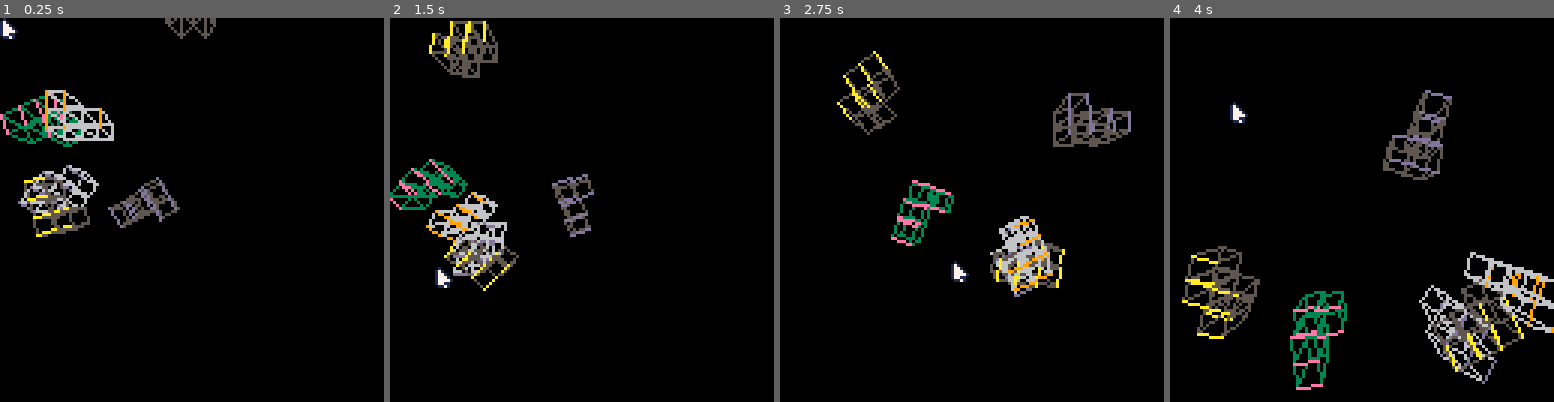
Above: before the commit, frames 1-4 (left to right).
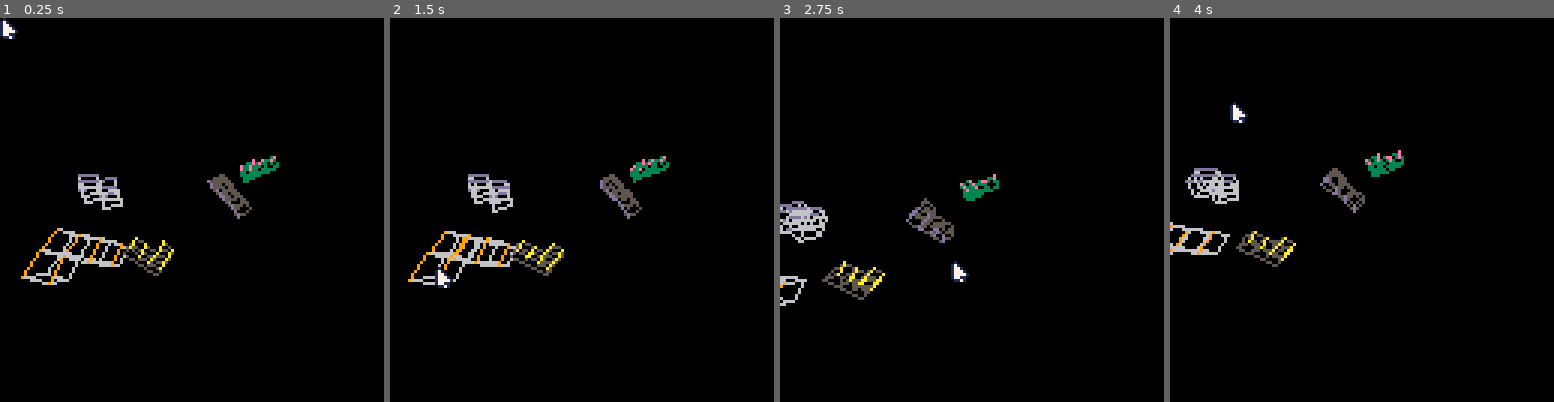
Above: after the commit, the same moments.

Repository: kepikoi/tetrominis
Game: PICO-8 cartridge space.p8
The game is run twice, just before and just after one commit, with the same random seed, the same clock (stepped at 60 frames per second) and the same inputs.
Inputs (mouse positions are in pixels of both pictures, inside the frame that each line leads up to):
- Up to frame 1 (0.25 s): no input
- Up to frame 2 (1.5 s): tap X (X key) at 0.33, 1.07 s; click (670, 121) at 0.67 s; tap O (Z key) at 0.7 s; click (436, 267) at 1.22 s
- Up to frame 3 (2.75 s): hold Right 1.6-2.1 s; tap O (Z key) at 1.7, 2.1, 2.5 s; click (887, 114) at 1.77 s; tap X (X key) at 1.85 s; hold Up 2.15-2.42 s; click (952, 259) at 2.32 s; hold Right from 2.47 s (still down)
- Up to frame 4 (4 s): click (1404, 106) at 2.87 s; tap O (Z key) at 2.9, 3.3, 3.7 s; tap X (X key) at 2.97 s; release Right at 3.03 s; hold Left 3.08-3.58 s; click (1465, 256) at 3.42 s; hold Down 3.63-3.97 s; click (1231, 102) at 3.97 s

The runs differ from the first frame. In frame 1, 7.3% of the frame differs, in the area x 0-73%, y 0-70%; in frame 2, 7.4%; in frame 3, 7.7%; in frame 4, 11%, in the area x 0-100%, y 18-97%.

Commit message:
Hide faces behind the viewport

Diff:
--- a/space.lua
+++ b/space.lua
@@ -12,9 +12,9 @@
     poke(0x5f2d, 1) --mouse support for shits and giggles
 
     camera = {
-        x = 2,
-        y = 4,
-        z = -30,
+        x = 1.5,
+        y = -3.5,
+        z = 32,
         p = 0, --pitch - rotation around x axis
         w = 0, --yaw - rotation around y axis
         r = 0, --roll - rotation around z axis
@@ -47,45 +47,49 @@
     Mesh = {
         v = {}, --vertices
         f = {}, --faces
+        --convert 3d space to 2d projection
         get2d = function(self, parent)
-            local _x = self.x - parent.center.x
-            local _y = self.y - parent.center.y
-            local _z = self.z - parent.center.z
-            local p = parent.p - camera.p
-            local r = parent.r - camera.r
-            local w = parent.w - camera.w
-
-            local _px = _x * cos(p) - _y * sin(p)
-            local _py = _x * sin(p) + _y * cos(p)
-            local _pz = _z
-
---            local _wx = _py * cos(w) - _pz * sin(w);
---            local _wy = _py * sin(w) + _pz * cos(w);
---            local _wz = _px
---
---            local _rx = _wz * cos(r) - _wx * sin(r);
---            local _ry = _wz * sin(r) + _wx * cos(r);
---            local _rz = _wy
-
-            local X = _px;
-            local Y = _py;
-            local Z = camera.z + _pz + parent.center.z;
-
-            return {
-                --convert 2d
-                x = 64 + (camera.x + X + parent.center.x) / (Z) * camera.f,
-                y = 64 + (camera.y + Y + parent.center.y) / (Z) * camera.f,
-                color = Z < camera.z + parent.center.z and 8 or 3,
-                z = Z
-            }
-        end,
-        draw = function(self, parent)
-            local _parent = parent
             if parent == nil then
                 --assign an dummy parent if not provided
                 _parent = {}
                 setmetatable(Model, _parent)
             end
+
+            local _x = self.x --  - parent.center.x
+            local _y = self.y -- - parent.center.y
+            local _z = self.z -- - parent.center.z
+
+            local p = parent.p -- - camera.p
+            local r = parent.r -- - camera.r
+            local w = parent.w -- - camera.w
+
+            local _px = _x * cos(p) - _y * sin(p)
+            local _py = _x * sin(p) + _y * cos(p)
+            local _pz = _z
+
+            local _wx = _py * cos(w) - _pz * sin(w);
+            local _wy = _py * sin(w) + _pz * cos(w);
+            local _wz = _px
+
+            local _rx = _wz * cos(r) - _wx * sin(r);
+            local _ry = _wz * sin(r) + _wx * cos(r);
+            local _rz = _wy
+
+            local X = _rx;
+            local Y = _ry;
+            local Z = _rz
+
+            return {
+                --convert 2d
+                x = 64 + (camera.x + X + parent.center.x) / (camera.z + Z) * camera.f,
+                y = 64 + (camera.y + Y + parent.center.y) / (camera.z + Z) * camera.f,
+                color = Z < camera.z + parent.center.z and 8 or 3,
+                --use z to decide z-index
+                visible = camera.z + Z + parent.center.z > 5; --magic number of visibility
+            }
+        end,
+        draw = function(self, parent) --todo: collect all faces in table and draw sorted in order to correctly dislay order
+            local _parent = parent
 
             for _f in all(self.f) do --get all faces
                 local points = {}
@@ -95,7 +99,7 @@
                     self.z = self.v[i][3] + _parent.z
 
                     --acclerate cubes individually if parent exploded
-                    if parent.exploded then
+                    if _parent.exploded then
                         self.x = self.x + self.speed.x
                         self.y = self.y + self.speed.y
                         self.z = self.z + self.speed.z
@@ -104,11 +108,28 @@
                     add(points, self:get2d(_parent)) --get cube point in 2d context
                 end
                 for i = 1, #points do
+                    local _xA = points[i].x
+                    local _yA = points[i].y
+                    local _visibleA = points[i].visible
+                    local _xO, _yO, _visibleO, col
+
                     --connect 2d points
-                    if (i < #points) then
-                        line(points[i].x, points[i].y, points[i + 1].x, points[i + 1].y, _parent.colors[1])
-                    else
-                        line(points[i].x, points[i].y, points[1].x, points[1].y, _parent.colors[2])
+                    if (_visibleA) then
+                        if (i < #points) then
+                            _xO = points[i + 1].x
+                            _yO = points[i + 1].y
+                            _visibleO = points[i + 1].visible
+                            col = _parent.colors[1]
+                        else
+                            _xO = points[1].x
+                            _yO = points[1].y
+                            _visibleO = points[1].visible
+                            col = _parent.colors[2]
+                        end
+
+                        if (_visibleO) then
+                            line(_xA, _yA, _xO, _yO, col)
+                        end
                     end
                 end
             end
@@ -116,25 +137,25 @@
     }
     Mesh.__index = Mesh
 
-    --makes & returns random tetromino model
+    -- create random tetromino
     function maketetromino()
         local tetromino = {
-            cubes = {}, --contents added later
+            cubes = {}, --4 cubes a tetromino consists of
             id = flr(rnd(1000)),
             x = rnd(30) - 15, --init x coord
             y = rnd(30) - 15, --init y coord
-            z = 0, --init z coord
+            z = rnd(10) - 5, --init z coord
             p = rnd(1), --pitch
-            w = 0, --yaw
-            r = 0, --roll
+            w = rnd(1), --yaw
+            r = rnd(1), --roll
             center = {
                 x = 0,
                 y = 0,
                 z = 0
             },
-            exploded = false,
+            exploded = false, --cubes will acclerate indepedantly
             colors = { rnd(8) + 1, rnd(7) + 9 },
-            speed = (rnd(4) + 2) / 2000, --rotation & fall speed
+            speed = (rnd(4) + 2) / 20, --rotation & fall speed
             draw = function(self)
                 --draw all cubes inside tetromino
                 for cube in all(self.cubes) do
@@ -142,18 +163,20 @@
                 end
             end,
             update = function(self)
-             --   self.y = self.y + self.speed
-                self.p = self.p + self.speed
-                self.r = self.r + self.speed
-                self.w = self.w + self.speed
-                self.z = self.z + self.speed
-
-                if self.z ^ 2 > 0.25 then
-                   -- del(models, self)
-                end
+                --   self.x = self.x + self.speed
+                -- self.y = self.y + self.speed
+                -- self.z = self.z
+                -- self.p = self.p + 0.01
+                -- self.r = self.r + self.speed
+                -- self.w = self.w + self.speed
+
+                --remove condition tetromino
+                -- if self.z ^ 2 > 0.25 then
+                -- del(models, self)
+                -- end
 
                 if rnd(100) < 1 and not self.exploded then
-                   self.exploded = true
+                    self.exploded = true
                 end
 
                 for cube in all(self.cubes) do
@@ -163,6 +186,7 @@
         }
         setmetatable(tetromino, Model)
 
+        -- tetromino build schemas
         local shapes = {
             { { 0, 0, 0, 1 }, { 1, 0, 0, 1 }, { 2, 0, 0, 1 }, { 2, 1, 0, 1 } }, --L
             { { 0, 1, 0, 1 }, { 0, 0, 0, 1 }, { 1, 0, 0, 1 }, { 2, 0, 0, 1 } }, --J
@@ -175,7 +199,7 @@
 
         --decide on random shape
         local s = shapes[flr(rnd(#shapes)) + 1]
-        local centercube = flr(rnd(4) + 1);
+        local centercube = flr(rnd(4) + 1); -- rotation revolves around the center cube
         tetromino.center.x = s[centercube][1] + conf.tetrominoside / 2
         tetromino.center.y = s[centercube][2] + conf.tetrominoside / 2
         tetromino.center.z = s[centercube][3] + conf.tetrominoside / 2
@@ -192,26 +216,24 @@
         return tetromino
     end
 
+    -- create 3d cube
+    -- @param {Number} x,y,z - cube position
+    -- @param {Number} side - side length of the cube
     function makecube(x, y, z, side)
         local model = {
-            v = {},
-            f = { { 1, 2, 4, 3 }, { 5, 6, 8, 7 }, { 1, 5, 7, 3 }, { 2, 6, 8, 4 } },
+            v = {}, --points
+            f = { { 1, 2, 4, 3 }, { 5, 6, 8, 7 }, { 1, 5, 7, 3 }, { 2, 6, 8, 4 } }, -- multiple connected points yield faces
             speed = {
-                --own cube speed. usually 0 except when exploded
+                --each cube has own speed. usually 0 except when exploded
                 x = rnd(1) - 0.5,
                 y = rnd(1) - 0.5,
                 z = rnd(1) - 0.5
             },
             update = function(self, parent)
-                if parent.exploded then
-                    --[[   self.speed.x = self.speed.x * 1.01
-                       self.speed.y = self.speed.y + 1.01
-                       self.speed.z = self.speed.z + 1.01 ]] --
-                end
             end
         }
-        setmetatable(model, Model)
-        setmetatable(model, Mesh)
+        setmetatable(model, Model);
+        setmetatable(model, Mesh);
 
         --create vertex map for a cube
         for i = 0, 8 do
@@ -271,7 +293,7 @@
         print('mousex: ' .. stat(32) .. ' mousey: ' .. stat(33) .. ' click:' .. stat(34), 0, 0, 7)
         --print('lastx:'..laststats.x,0,7,7)
         print('p:' .. camera.p .. ' w:' .. camera.w .. ' r:' .. flrd(camera.r, 2), 0, 104, 7)
-        print('x:' .. flrd(camera.x, 2) .. ' y:' .. flrd(camera.y, 2) .. ' z:' .. flrd(camera.z, 2) .. ' f:' .. camera.f, 0, 110, 7)
+        print('x:' .. flrd(camera.x, 2) .. ' y:' .. flrd(camera.y, 2) .. ' z:' .. flrd(camera.z, 1) .. ' f:' .. camera.f, 0, 110, 7)
         print('models:' .. #models, 0, 116, 7)
         print('cpu:' .. flrd(100 * laststats.cpu, 0) .. '% ram:' .. flrd(stat(0), 2), 0, 122, 7)
     end
@@ -281,8 +303,8 @@
         if (btn(1)) then camera.x = camera.x - 0.5 end
         if (btn(2)) then camera.y = camera.y + 0.5 end
         if (btn(3)) then camera.y = camera.y - 0.5 end
-        if (btn(4, 0)) then camera.z = camera.z + 0.5 end
-        if (btn(5, 0)) then camera.z = camera.z - 0.5 end
+        if (btn(4, 0)) then camera.z = camera.z + 0.1 end
+        if (btn(5, 0)) then camera.z = camera.z - 0.1 end
 
         if (btnp(4, 1)) then conf.pause = not conf.pause end
         if (btnp(5, 1)) then conf.debug = not conf.debug end
@@ -295,6 +317,7 @@
                 laststats.w = camera.w
             end
 
+            --  rotate camera
             camera.p = laststats.p + (laststats.x - stat(32)) * 0.01
             camera.w = laststats.w + (laststats.y - stat(33)) * 0.01
         else
@@ -302,13 +325,13 @@
         end
     end
 
-    --sort model by its z heigth
+    --sort model by its z
     function sortz(t)
         local sorted = t
         local temp = {}
 
         for j = 1, #sorted - 1 do
-            if cos(t[j].z) < cos(sorted[j + 1].z) then
+            if (t[j].z) > (sorted[j + 1].z) then
                 temp = sorted[j + 1]
                 sorted[j + 1] = sorted[j]
                 sorted[j] = temp
@@ -317,20 +340,19 @@
 
         if (conf.debug) then
             for s = 1, #sorted do
-                print('id:' .. sorted[s].id .. ' z:' .. sorted[s].z, 0, 7 * s, sorted[s].colors[1])
+                print('id:' .. sorted[s].id .. ' z:' .. flrd(sorted[s].z,1) ..' x:' .. flrd(sorted[s].x,1)..' y:' .. flrd(sorted[s].y,1), 0, 7 * s, sorted[s].colors[1])
             end
         end
 
         return sorted
     end
 end
-
---add(models, makeshuttle())
 
 function _update60()
     listencontrols()
 
     if (not conf.pause) then
+        -- add tetrominos until cpu threshold
         if laststats.cpu < conf.maxCpu and #models < conf.maxmodels then
             add(models, maketetromino())
         end
@@ -339,15 +361,15 @@
             model:update()
         end
 
-        camera.p = camera.p + 0.0001
-    else
-        --add(models, makeshuttle)
+        --autorotate camera
+        --camera.p = camera.p + 0.0001
     end
 end
 
 function _draw()
     cls()
 
+    -- sort tetrominos by z-index before drawing
     local _m = sortz(models)
     for model in all(_m) do
         model:draw()
--- a/space.p8
+++ b/space.p8
@@ -15,9 +15,9 @@
     poke(0x5f2d, 1) --mouse support for shits and giggles
 
     camera = {
-        x = 2,
-        y = 4,
-        z = -30,
+        x = 1.5,
+        y = -3.5,
+        z = 32,
         p = 0, --pitch - rotation around x axis
         w = 0, --yaw - rotation around y axis
         r = 0, --roll - rotation around z axis
@@ -50,45 +50,49 @@
     Mesh = {
         v = {}, --vertices
         f = {}, --faces
+        --convert 3d space to 2d projection
         get2d = function(self, parent)
-            local _x = self.x - parent.center.x
-            local _y = self.y - parent.center.y
-            local _z = self.z - parent.center.z
-            local p = parent.p - camera.p
-            local r = parent.r - camera.r
-            local w = parent.w - camera.w
-
-            local _px = _x * cos(p) - _y * sin(p)
-            local _py = _x * sin(p) + _y * cos(p)
-            local _pz = _z
-
---            local _wx = _py * cos(w) - _pz * sin(w);
---            local _wy = _py * sin(w) + _pz * cos(w);
---            local _wz = _px
---
---            local _rx = _wz * cos(r) - _wx * sin(r);
---            local _ry = _wz * sin(r) + _wx * cos(r);
---            local _rz = _wy
-
-            local X = _px;
-            local Y = _py;
-            local Z = camera.z + _pz + parent.center.z;
-
-            return {
-                --convert 2d
-                x = 64 + (camera.x + X + parent.center.x) / (Z) * camera.f,
-                y = 64 + (camera.y + Y + parent.center.y) / (Z) * camera.f,
-                color = Z < camera.z + parent.center.z and 8 or 3,
-                z = Z
-            }
-        end,
-        draw = function(self, parent)
-            local _parent = parent
             if parent == nil then
                 --assign an dummy parent if not provided
                 _parent = {}
                 setmetatable(Model, _parent)
             end
+
+            local _x = self.x --  - parent.center.x
+            local _y = self.y -- - parent.center.y
+            local _z = self.z -- - parent.center.z
+
+            local p = parent.p -- - camera.p
+            local r = parent.r -- - camera.r
+            local w = parent.w -- - camera.w
+
+            local _px = _x * cos(p) - _y * sin(p)
+            local _py = _x * sin(p) + _y * cos(p)
+            local _pz = _z
+
+            local _wx = _py * cos(w) - _pz * sin(w);
+            local _wy = _py * sin(w) + _pz * cos(w);
+            local _wz = _px
+
+            local _rx = _wz * cos(r) - _wx * sin(r);
+            local _ry = _wz * sin(r) + _wx * cos(r);
+            local _rz = _wy
+
+            local X = _rx;
+            local Y = _ry;
+            local Z = _rz
+
+            return {
+                --convert 2d
+                x = 64 + (camera.x + X + parent.center.x) / (camera.z + Z) * camera.f,
+                y = 64 + (camera.y + Y + parent.center.y) / (camera.z + Z) * camera.f,
+                color = Z < camera.z + parent.center.z and 8 or 3,
+                --use z to decide z-index
+                visible = camera.z + Z + parent.center.z > 5; --magic number of visibility
+            }
+        end,
+        draw = function(self, parent) --todo: collect all faces in table and draw sorted in order to correctly dislay order
+            local _parent = parent
 
             for _f in all(self.f) do --get all faces
                 local points = {}
@@ -98,7 +102,7 @@
                     self.z = self.v[i][3] + _parent.z
 
                     --acclerate cubes individually if parent exploded
-                    if parent.exploded then
+                    if _parent.exploded then
                         self.x = self.x + self.speed.x
                         self.y = self.y + self.speed.y
                         self.z = self.z + self.speed.z
@@ -107,11 +111,28 @@
                     add(points, self:get2d(_parent)) --get cube point in 2d context
                 end
                 for i = 1, #points do
+                    local _xA = points[i].x
+                    local _yA = points[i].y
+                    local _visibleA = points[i].visible
+                    local _xO, _yO, _visibleO, col
+
                     --connect 2d points
-                    if (i < #points) then
-                        line(points[i].x, points[i].y, points[i + 1].x, points[i + 1].y, _parent.colors[1])
-                    else
-                        line(points[i].x, points[i].y, points[1].x, points[1].y, _parent.colors[2])
+                    if (_visibleA) then
+                        if (i < #points) then
+                            _xO = points[i + 1].x
+                            _yO = points[i + 1].y
+                            _visibleO = points[i + 1].visible
+                            col = _parent.colors[1]
+                        else
+                            _xO = points[1].x
+                            _yO = points[1].y
+                            _visibleO = points[1].visible
+                            col = _parent.colors[2]
+                        end
+
+                        if (_visibleO) then
+                            line(_xA, _yA, _xO, _yO, col)
+                        end
                     end
                 end
             end
@@ -119,25 +140,25 @@
     }
     Mesh.__index = Mesh
 
-    --makes & returns random tetromino model
+    -- create random tetromino
     function maketetromino()
         local tetromino = {
-            cubes = {}, --contents added later
+            cubes = {}, --4 cubes a tetromino consists of
             id = flr(rnd(1000)),
             x = rnd(30) - 15, --init x coord
             y = rnd(30) - 15, --init y coord
-            z = 0, --init z coord
+            z = rnd(10) - 5, --init z coord
             p = rnd(1), --pitch
-            w = 0, --yaw
-            r = 0, --roll
+            w = rnd(1), --yaw
+            r = rnd(1), --roll
             center = {
                 x = 0,
                 y = 0,
                 z = 0
             },
-            exploded = false,
+            exploded = false, --cubes will acclerate indepedantly
             colors = { rnd(8) + 1, rnd(7) + 9 },
-            speed = (rnd(4) + 2) / 2000, --rotation & fall speed
+            speed = (rnd(4) + 2) / 20, --rotation & fall speed
             draw = function(self)
                 --draw all cubes inside tetromino
                 for cube in all(self.cubes) do
@@ -145,18 +166,20 @@
                 end
             end,
             update = function(self)
-             --   self.y = self.y + self.speed
-                self.p = self.p + self.speed
-                self.r = self.r + self.speed
-                self.w = self.w + self.speed
-                self.z = self.z + self.speed
-
-                if self.z ^ 2 > 0.25 then
-                   -- del(models, self)
-                end
+                --   self.x = self.x + self.speed
+                -- self.y = self.y + self.speed
+                -- self.z = self.z
+                -- self.p = self.p + 0.01
+                -- self.r = self.r + self.speed
+                -- self.w = self.w + self.speed
+
+                --remove condition tetromino
+                -- if self.z ^ 2 > 0.25 then
+                -- del(models, self)
+                -- end
 
                 if rnd(100) < 1 and not self.exploded then
-                   self.exploded = true
+                    self.exploded = true
                 end
 
                 for cube in all(self.cubes) do
@@ -166,6 +189,7 @@
         }
         setmetatable(tetromino, Model)
 
+        -- tetromino build schemas
         local shapes = {
             { { 0, 0, 0, 1 }, { 1, 0, 0, 1 }, { 2, 0, 0, 1 }, { 2, 1, 0, 1 } }, --L
             { { 0, 1, 0, 1 }, { 0, 0, 0, 1 }, { 1, 0, 0, 1 }, { 2, 0, 0, 1 } }, --J
@@ -178,7 +202,7 @@
 
         --decide on random shape
         local s = shapes[flr(rnd(#shapes)) + 1]
-        local centercube = flr(rnd(4) + 1);
+        local centercube = flr(rnd(4) + 1); -- rotation revolves around the center cube
         tetromino.center.x = s[centercube][1] + conf.tetrominoside / 2
         tetromino.center.y = s[centercube][2] + conf.tetrominoside / 2
         tetromino.center.z = s[centercube][3] + conf.tetrominoside / 2
@@ -195,26 +219,24 @@
         return tetromino
     end
 
+    -- create 3d cube
+    -- @param {Number} x,y,z - cube position
+    -- @param {Number} side - side length of the cube
     function makecube(x, y, z, side)
         local model = {
-            v = {},
-            f = { { 1, 2, 4, 3 }, { 5, 6, 8, 7 }, { 1, 5, 7, 3 }, { 2, 6, 8, 4 } },
+            v = {}, --points
+            f = { { 1, 2, 4, 3 }, { 5, 6, 8, 7 }, { 1, 5, 7, 3 }, { 2, 6, 8, 4 } }, -- multiple connected points yield faces
             speed = {
-                --own cube speed. usually 0 except when exploded
+                --each cube has own speed. usually 0 except when exploded
                 x = rnd(1) - 0.5,
                 y = rnd(1) - 0.5,
                 z = rnd(1) - 0.5
             },
             update = function(self, parent)
-                if parent.exploded then
-                    --[[   self.speed.x = self.speed.x * 1.01
-                       self.speed.y = self.speed.y + 1.01
-                       self.speed.z = self.speed.z + 1.01 ]] --
-                end
             end
         }
-        setmetatable(model, Model)
-        setmetatable(model, Mesh)
+        setmetatable(model, Model);
+        setmetatable(model, Mesh);
 
         --create vertex map for a cube
         for i = 0, 8 do
@@ -274,7 +296,7 @@
         print('mousex: ' .. stat(32) .. ' mousey: ' .. stat(33) .. ' click:' .. stat(34), 0, 0, 7)
         --print('lastx:'..laststats.x,0,7,7)
         print('p:' .. camera.p .. ' w:' .. camera.w .. ' r:' .. flrd(camera.r, 2), 0, 104, 7)
-        print('x:' .. flrd(camera.x, 2) .. ' y:' .. flrd(camera.y, 2) .. ' z:' .. flrd(camera.z, 2) .. ' f:' .. camera.f, 0, 110, 7)
+        print('x:' .. flrd(camera.x, 2) .. ' y:' .. flrd(camera.y, 2) .. ' z:' .. flrd(camera.z, 1) .. ' f:' .. camera.f, 0, 110, 7)
         print('models:' .. #models, 0, 116, 7)
         print('cpu:' .. flrd(100 * laststats.cpu, 0) .. '% ram:' .. flrd(stat(0), 2), 0, 122, 7)
     end
@@ -284,8 +306,8 @@
         if (btn(1)) then camera.x = camera.x - 0.5 end
         if (btn(2)) then camera.y = camera.y + 0.5 end
         if (btn(3)) then camera.y = camera.y - 0.5 end
-        if (btn(4, 0)) then camera.z = camera.z + 0.5 end
-        if (btn(5, 0)) then camera.z = camera.z - 0.5 end
+        if (btn(4, 0)) then camera.z = camera.z + 0.1 end
+        if (btn(5, 0)) then camera.z = camera.z - 0.1 end
 
         if (btnp(4, 1)) then conf.pause = not conf.pause end
         if (btnp(5, 1)) then conf.debug = not conf.debug end
@@ -298,6 +320,7 @@
                 laststats.w = camera.w
             end
 
+            --  rotate camera
             camera.p = laststats.p + (laststats.x - stat(32)) * 0.01
             camera.w = laststats.w + (laststats.y - stat(33)) * 0.01
         else
@@ -305,13 +328,13 @@
         end
     end
 
-    --sort model by its z heigth
+    --sort model by its z
     function sortz(t)
         local sorted = t
         local temp = {}
 
         for j = 1, #sorted - 1 do
-            if cos(t[j].z) < cos(sorted[j + 1].z) then
+            if (t[j].z) > (sorted[j + 1].z) then
                 temp = sorted[j + 1]
                 sorted[j + 1] = sorted[j]
                 sorted[j] = temp
@@ -320,20 +343,19 @@
 
         if (conf.debug) then
             for s = 1, #sorted do
-                print('id:' .. sorted[s].id .. ' z:' .. sorted[s].z, 0, 7 * s, sorted[s].colors[1])
+                print('id:' .. sorted[s].id .. ' z:' .. flrd(sorted[s].z,1) ..' x:' .. flrd(sorted[s].x,1)..' y:' .. flrd(sorted[s].y,1), 0, 7 * s, sorted[s].colors[1])
             end
         end
 
         return sorted
     end
 end
-
---add(models, makeshuttle())
 
 function _update60()
     listencontrols()
 
     if (not conf.pause) then
+        -- add tetrominos until cpu threshold
         if laststats.cpu < conf.maxCpu and #models < conf.maxmodels then
             add(models, maketetromino())
         end
@@ -342,15 +364,15 @@
             model:update()
         end
 
-        camera.p = camera.p + 0.0001
-    else
-        --add(models, makeshuttle)
+        --autorotate camera
+        --camera.p = camera.p + 0.0001
     end
 end
 
 function _draw()
     cls()
 
+    -- sort tetrominos by z-index before drawing
     local _m = sortz(models)
     for model in all(_m) do
         model:draw()
